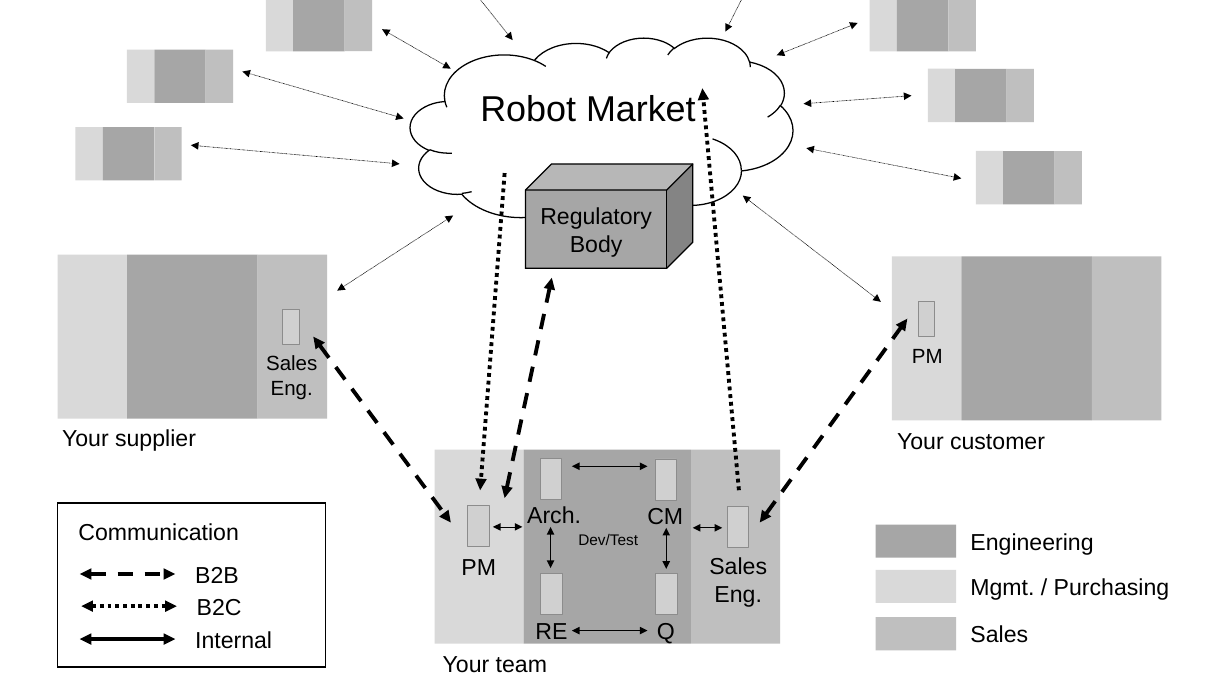
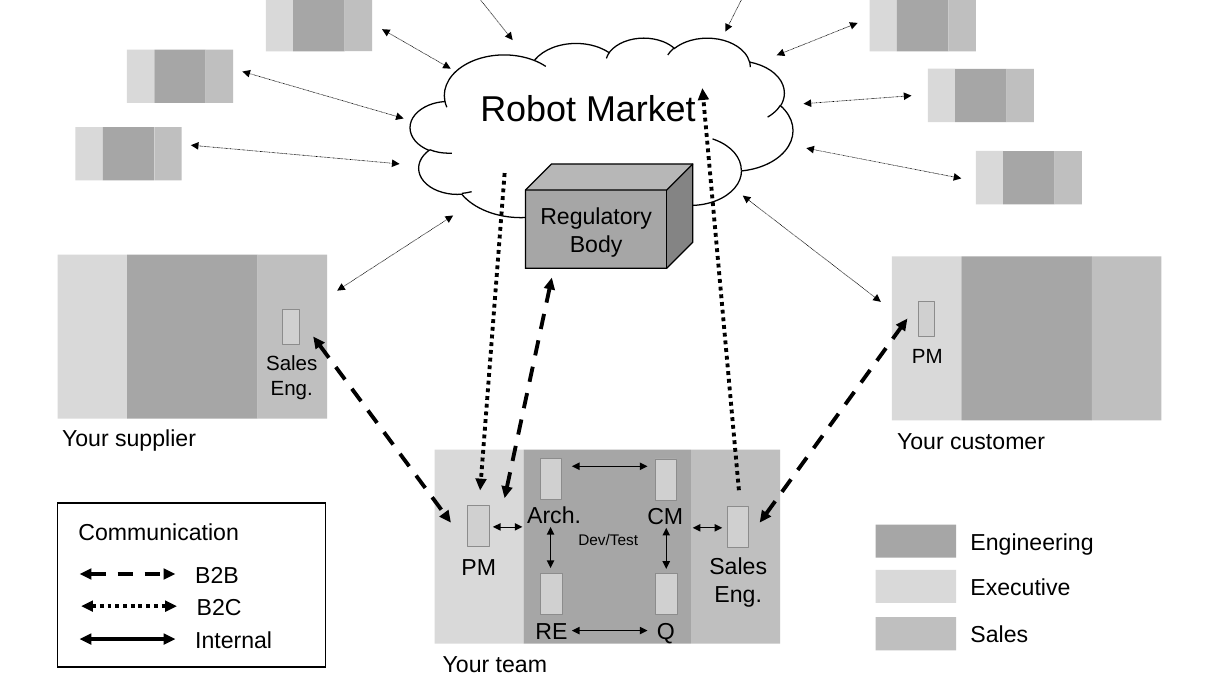
Before and after one commit to lunduniversity/introsofteng, a slide deck: slide 2 of project-rumble/figures/etsa02_figures.pptx. Drawn at 1232x693 pixels with LibreOffice and Linux fonts; fonts in the diff are those of the drawing; grey boxes stand for pictures; background and template pictures are left out. Boxes give left, top, right and bottom in pixels: in the first picture for what was removed or moved away, otherwise in the second. Text is boxed around its words. In the diff, an @@ line names an element or a change of style, - is before the commit and + after.

Commit message:
Renamed to executive deaprtment

```diff
--- a/project-rumble/figures/etsa02_figures.pptx
+++ b/project-rumble/figures/etsa02_figures.pptx
@@ text at (x1=970, y1=578, x2=1070, y2=596): text changed @@
-Mgmt. / Purchasing
+Executive
```
Also in this commit, not shown: 3 other files.
